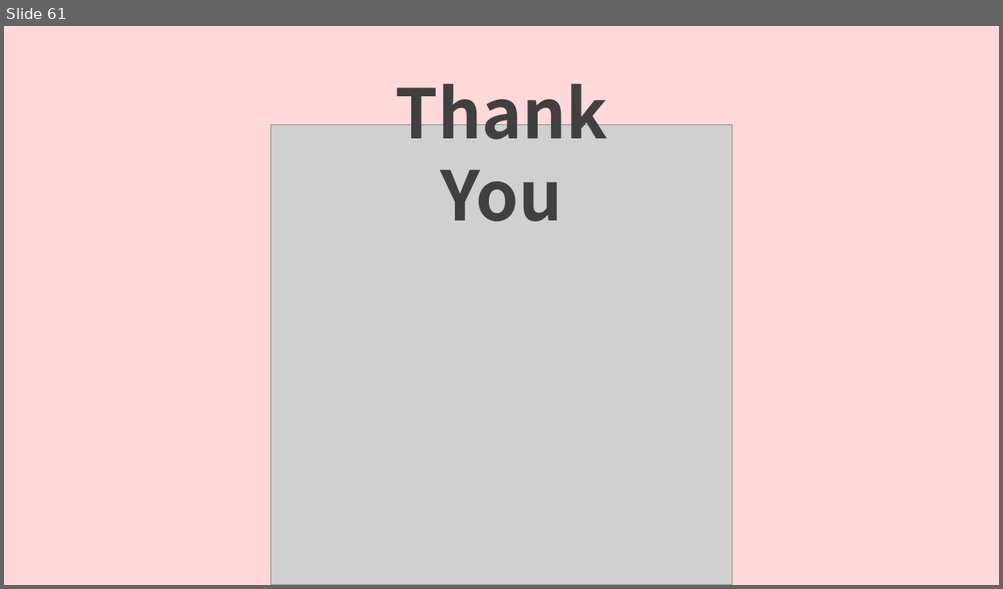
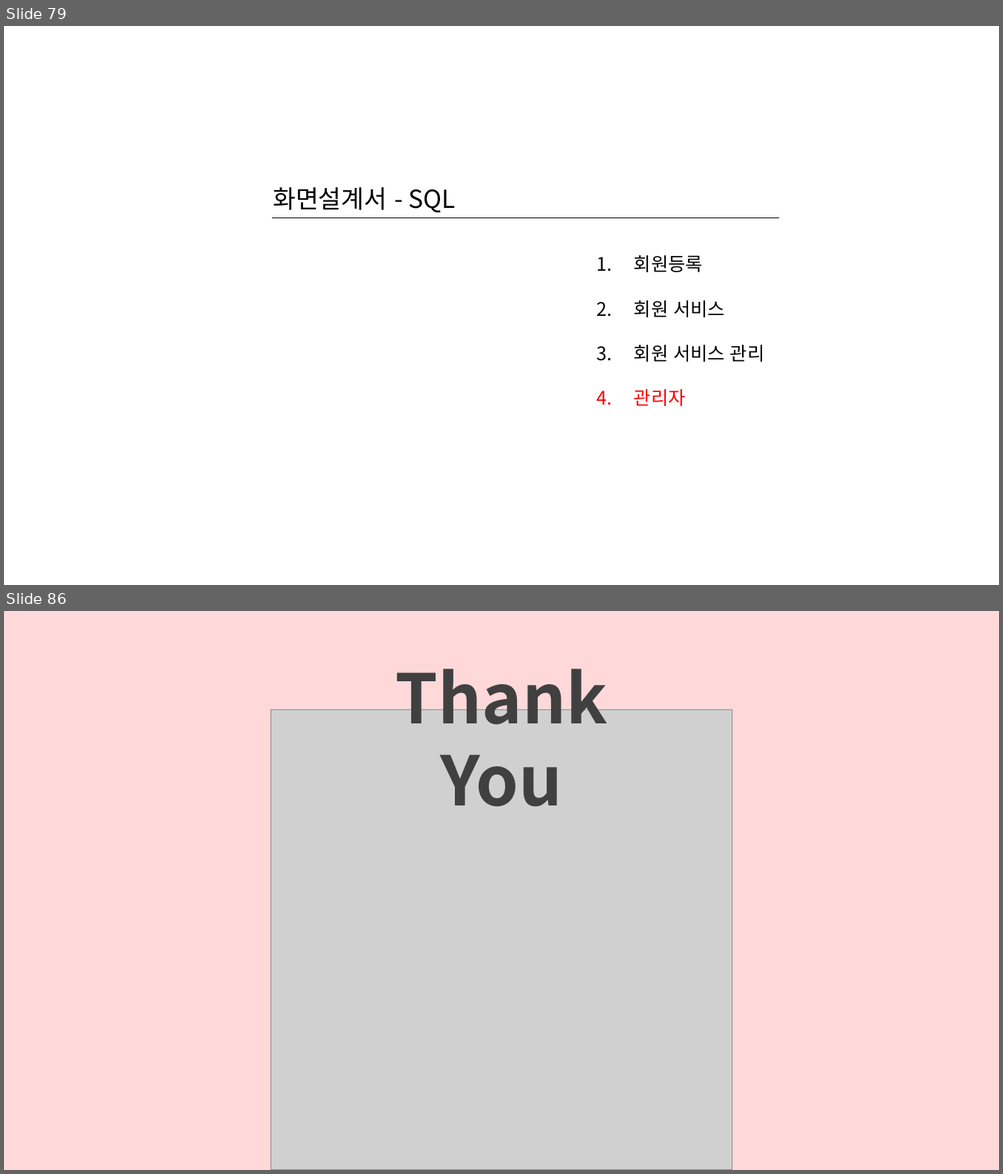
Before and after one commit to hhsw07/ezen-academy-projects, a slide deck: cmk/반려동물관리서비스.pptx. Shown one above the other, each under a label of ours: slide 61 before the commit, slides 79 and 86 after it; the slides between them are not shown. The pictures are 1003x589 and 1003x1174 pixels, drawn with LibreOffice and Linux fonts; fonts in the diff are those of the drawing; grey boxes stand for pictures. Boxes give left, top, right and bottom in pixels: in the first picture for what was removed or moved away, otherwise in the second. Text is boxed around its words. In the diff, an @@ line names an element or a change of style, - is before the commit and + after.

```diff
--- a/cmk/반려동물관리서비스.pptx
+++ b/cmk/반려동물관리서비스.pptx
@@ slide 79 added at [4, 26, 999, 585], background #FFFFFF @@
@@ text added at [273, 187, 455, 212], 24 pt, text #000000 @@
+화면설계서 - SQL
@@ line added from (272, 218) to (780, 218), #000000 0.5 pt @@
@@ text added at [634, 255, 764, 406], 18 pt, text #000000 @@
+1. 회원등록
+2. 회원 서비스
+3. 회원 서비스 관리
+4. 관리자
@@ what was slide 61 is now slide 86 @@
```
Also in this commit, not shown: 9 slides changed, 25 other slides added, 1 slide removed.
